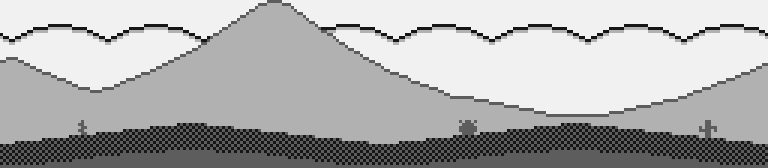
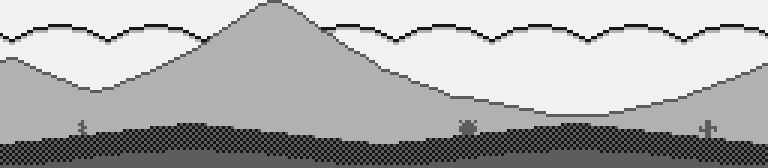
The second 768 × 168 image is a revision of the first. Changes to its layers:
painted on "Dunes" over [288, 3, 384, 72]
